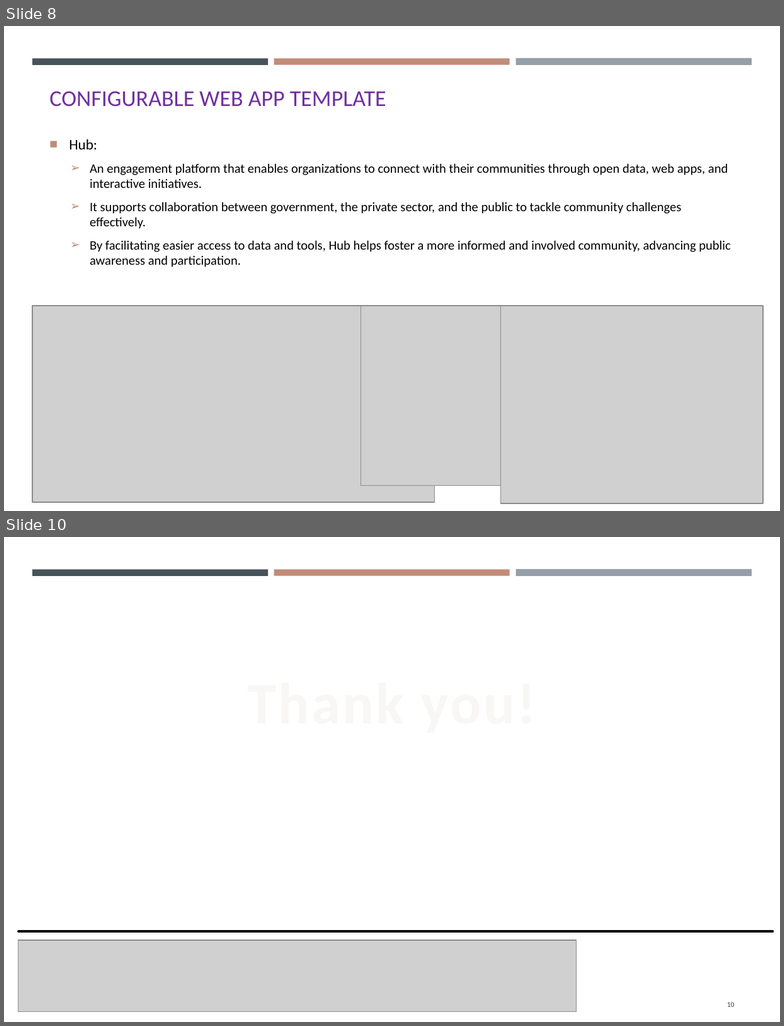
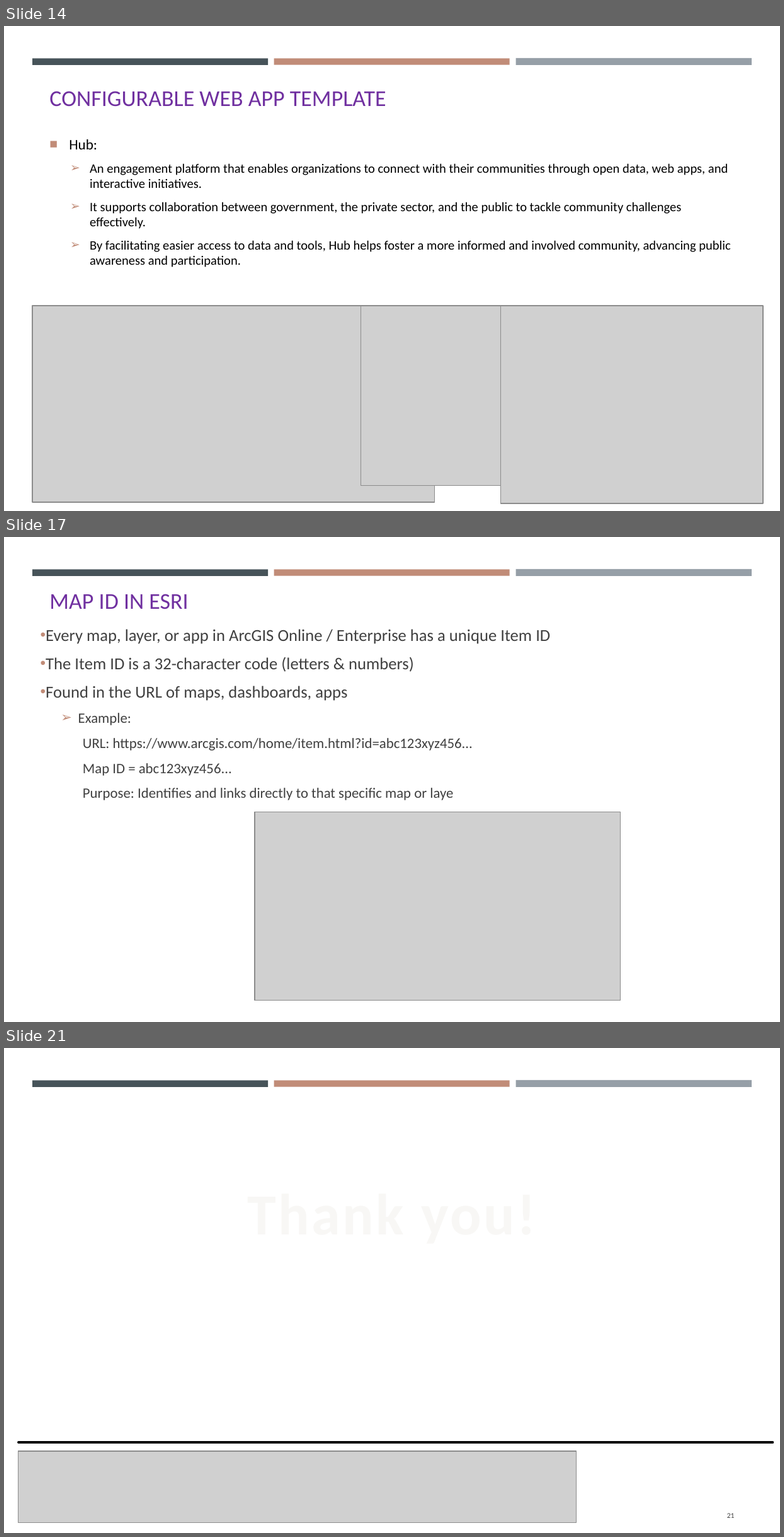
Before and after one commit to gisynw/Field_Techniques, a slide deck: docs/Lectures/Week05/Week05_GEOG3319_ResponseWebMap.pptx. Shown one above the other, each under a label of ours: slides 8 and 10 before the commit, slides 14, 17 and 21 after it; the slides between them are not shown. The pictures are 784x1026 and 784x1537 pixels, drawn with LibreOffice and Linux fonts; fonts in the diff are those of the drawing; grey boxes stand for pictures. Boxes give left, top, right and bottom in pixels: in the first picture for what was removed or moved away, otherwise in the second. Text is boxed around its words. In the diff, an @@ line names an element or a change of style, - is before the commit and + after.

```diff
--- a/docs/Lectures/Week05/Week05_GEOG3319_ResponseWebMap.pptx
+++ b/docs/Lectures/Week05/Week05_GEOG3319_ResponseWebMap.pptx
@@ slide 17 added at (x1=4, y1=537, x2=780, y2=1022), background #FFFFFF; not listed: 3 template elements that a slide beside it also shows @@
@@ title added at (x1=49, y1=594, x2=188, y2=609), 18.9 pt, text #7030A0 @@
+MAP ID IN ESRI
@@ text added at (x1=46, y1=629, x2=550, y2=800), 12 pt, text #404040 @@
+• Every map, layer, or app in ArcGIS Online / Enterprise has a unique Item ID
+• The Item ID is a 32-character code (letters & numbers)
+• Found in the URL of maps, dashboards, apps
+    ➢ Example:
+      URL: https://www.arcgis.com/home/item.html?id=abc123xyz456...
+      Map ID = abc123xyz456...
+      Purpose: Identifies and links directly to that specific map or laye
@@ picture added at (x1=255, y1=812, x2=621, y2=1001) @@
@@ what was slide 8 is now slide 14 @@
@@ what was slide 10 is now slide 21 @@
@@ page number at (x1=727, y1=1513, x2=735, y2=1518): text changed @@
-10
+21
```
Also in this commit, not shown: 3 slides changed, 10 other slides added, 1 other file.
